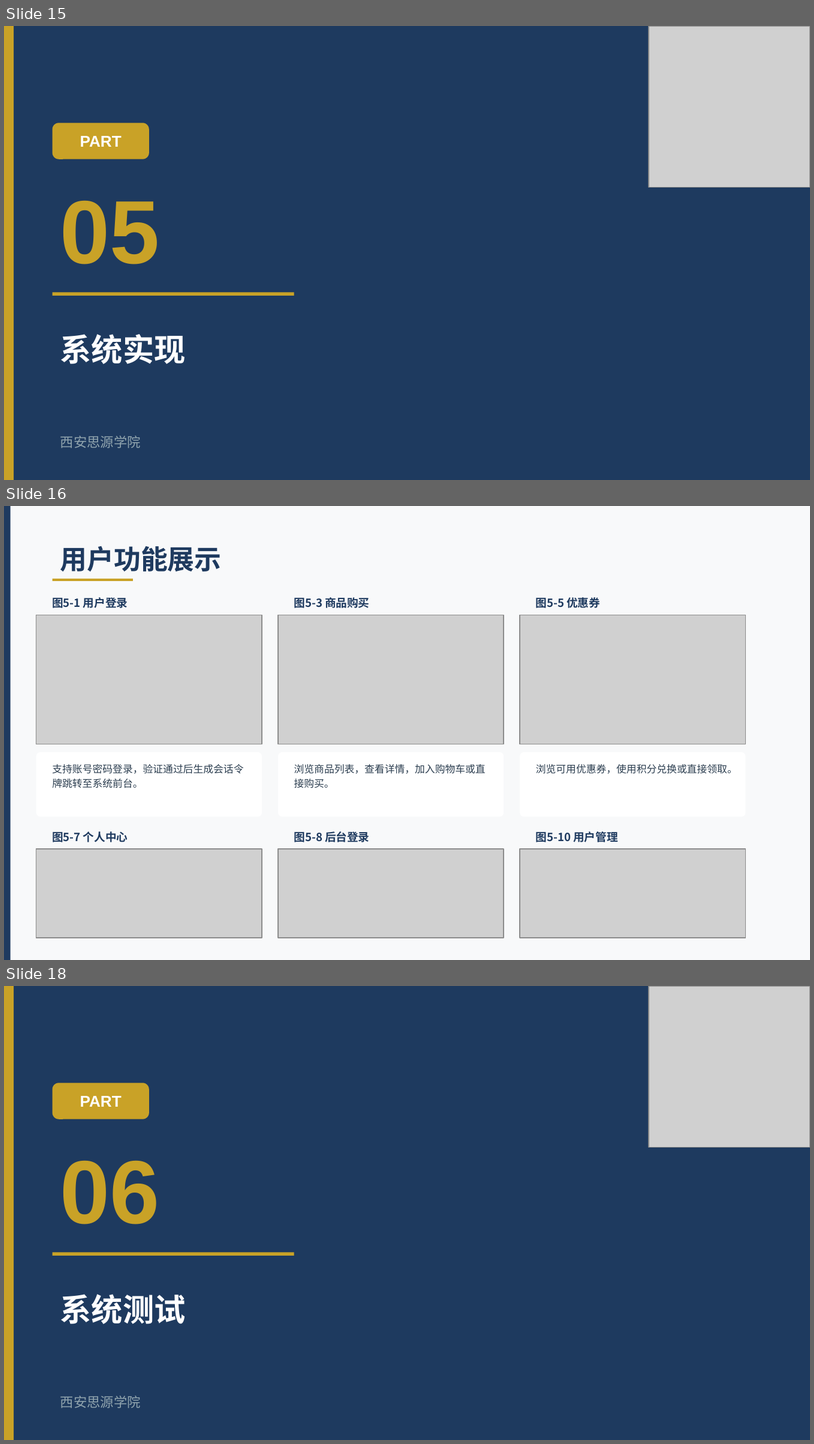
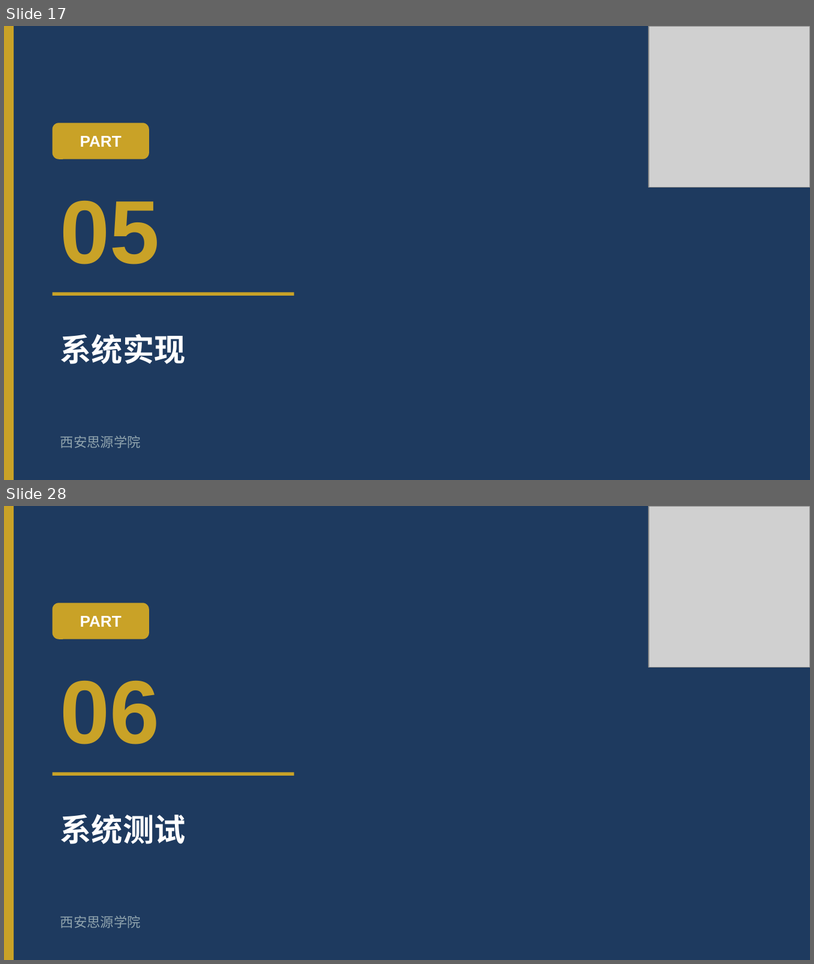
Before and after one commit to lvolk555/Trea--warehouse-, a slide deck: 生鲜超市综合管理系统_毕业答辩PPT.pptx. Shown one above the other, each under a label of ours: slides 15, 16 and 18 before the commit, slides 17 and 28 after it; the slides between them are not shown. The pictures are 814x1444 and 814x964 pixels, drawn with LibreOffice and Linux fonts; fonts in the diff are those of the drawing; grey boxes stand for pictures. Boxes give left, top, right and bottom in pixels: in the first picture for what was removed or moved away, otherwise in the second. Text is boxed around its words. In the diff, an @@ line names an element or a change of style, - is before the commit and + after.

```diff
--- a/生鲜超市综合管理系统_毕业答辩PPT.pptx
+++ b/生鲜超市综合管理系统_毕业答辩PPT.pptx
@@ slide 16 removed at box(4, 506, 810, 960), background #F8F9FA @@
@@ rectangle removed at box(4, 506, 11, 959) @@
@@ text removed at box(60, 546, 222, 571) @@
-用户功能展示
@@ rectangle removed at box(53, 579, 133, 581) @@
@@ text removed at box(52, 597, 128, 608) @@
-图5-1 用户登录
@@ text removed at box(294, 597, 369, 608) @@
-图5-3 商品购买
@@ text removed at box(536, 597, 600, 608) @@
-图5-5 优惠券
@@ picture removed at box(36, 615, 262, 744) @@
@@ picture removed at box(278, 615, 504, 744) @@
@@ picture removed at box(520, 615, 746, 744) @@
@@ rounded rectangle removed at box(36, 752, 262, 816) @@
@@ rounded rectangle removed at box(278, 752, 504, 816) @@
@@ rounded rectangle removed at box(520, 752, 746, 816) @@
@@ text removed at box(52, 763, 243, 788) @@
-支持账号密码登录，验证通过后生成会话令牌跳转至系统前台。
@@ text removed at box(294, 764, 486, 788) @@
-浏览商品列表，查看详情，加入购物车或直接购买。
@@ text removed at box(536, 764, 738, 774) @@
-浏览可用优惠券，使用积分兑换或直接领取。
@@ text removed at box(52, 831, 128, 842) @@
-图5-7 个人中心
@@ text removed at box(294, 831, 369, 842) @@
-图5-8 后台登录
@@ text removed at box(536, 831, 618, 842) @@
-图5-10 用户管理
@@ picture removed at box(36, 849, 262, 937) @@
@@ picture removed at box(278, 849, 504, 937) @@
@@ picture removed at box(520, 849, 746, 937) @@
@@ what was slide 15 is now slide 17 @@
@@ what was slide 18 is now slide 28 @@
```
Also in this commit, not shown: 6 slides changed, 12 slides added, 1 other slide removed.
